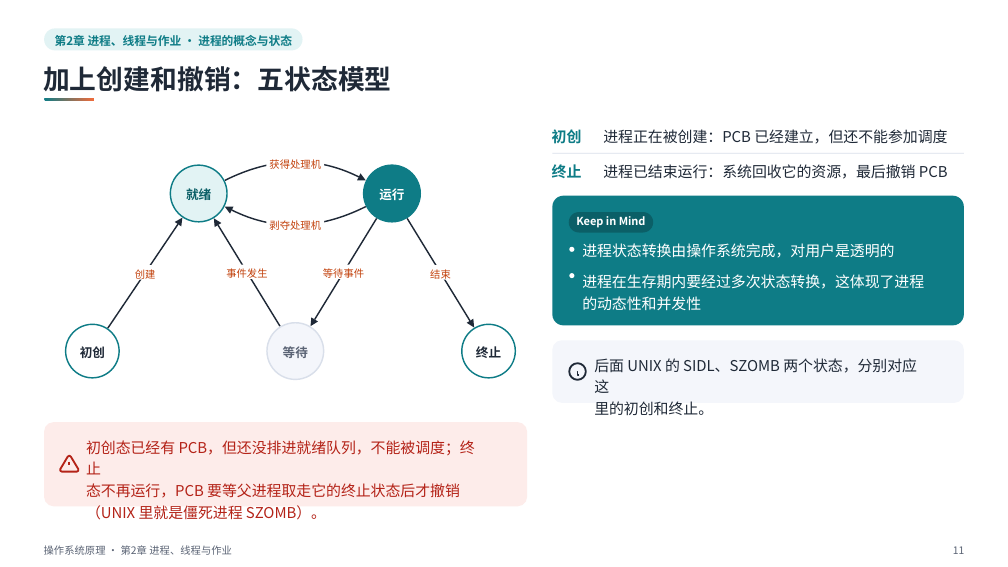
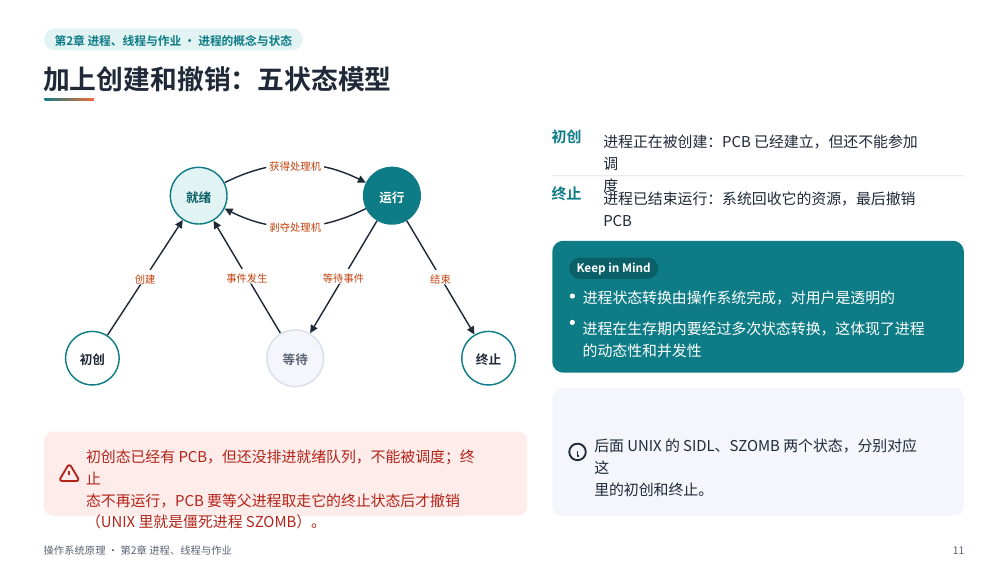
Before and after one commit to sweetcornna/JLU-remake, a slide deck: slide 11 of 大二下/操作系统原理/重制版PPT/第2章 进程、线程与作业（重制版）.pptx. Drawn at 1008x567 pixels with LibreOffice and Linux fonts; fonts in the diff are those of the drawing. Boxes give left, top, right and bottom in pixels: in the first picture for what was removed or moved away, otherwise in the second. Text is boxed around its words. In the diff, an @@ line names an element or a change of style, - is before the commit and + after.

```diff
--- a/大二下/操作系统原理/重制版PPT/第2章 进程、线程与作业（重制版）.pptx
+++ b/大二下/操作系统原理/重制版PPT/第2章 进程、线程与作业（重制版）.pptx
@@ text at <box>603,134,918,170</box>: text changed @@
-进程正在被创建：PCB 已经建立，但还不能参加调度
+进程正在被创建：PCB 已经建立，但还不能参加调
+度
@@ rectangle: place and size @@
-rectangle at <box>553,153,964,154</box>
+rectangle at <box>553,175,964,176</box>
@@ text "终止": place and size @@
-text "终止" at <box>552,164,582,178</box>
+text "终止" at <box>552,186,582,200</box>
@@ text "进程已结束运行：系统回收它的资源，最后撤销 PCB": place and size @@
-text "进程已结束运行：系统回收它的资源，最后撤销 PCB" at <box>603,164,948,179</box>
+text "进程已结束运行：系统回收它的资源，最后撤销 PCB" at <box>603,189,915,226</box>
@@ text "进程已结束运行：系统回收它的资源，最后撤销 PCB" at <box>603,189,915,226</box>: line spacing 1 to 21.1pt @@
@@ freeform shape: place and size @@
-freeform shape at <box>108,225,178,329</box>
+freeform shape at <box>107,227,178,336</box>
@@ outline redrawn in 6 elements at <box>225,158,358,183</box>, <box>232,209,366,234</box>, <box>225,209,234,216</box>, <box>357,175,366,182</box>, <box>214,221,222,230</box>, <box>175,220,183,229</box> @@
@@ 7 texts, 4 rounded rectangles, 3 ellipses, 3 freeform shapes: place and size @@
-7 texts, 4 rounded rectangles, 3 ellipses, 3 freeform shapes at <box>66,225,516,380</box>
+7 texts, 4 rounded rectangles, 3 ellipses, 3 freeform shapes at <box>66,228,516,386</box>
@@ freeform shape: place and size @@
-freeform shape at <box>315,219,377,320</box>
+freeform shape at <box>315,221,377,327</box>
@@ freeform shape: place and size @@
-freeform shape at <box>408,219,470,321</box>
+freeform shape at <box>407,221,470,328</box>
@@ rounded rectangle at <box>553,241,964,373</box>: proportions changed @@
@@ rounded rectangle: place and size @@
-rounded rectangle at <box>569,212,653,233</box>
+rounded rectangle at <box>569,258,659,279</box>
@@ text "Keep in Mind": place and size @@
-text "Keep in Mind" at <box>576,216,646,228</box>
+text "Keep in Mind" at <box>577,262,651,275</box>
@@ text "Keep in Mind" at <box>577,262,651,275</box>: size 10.5 to 11.2 pt @@
@@ 2 texts, 2 ellipses, 1 rounded rectangle: place and size @@
-2 texts, 2 ellipses, 1 rounded rectangle at <box>553,196,964,326</box>
+2 texts, 2 ellipses, 1 rounded rectangle at <box>553,241,964,373</box>
@@ rounded rectangle at <box>553,388,964,516</box>: proportions changed @@
@@ rounded rectangle: place and size @@
-rounded rectangle at <box>553,340,964,403</box>
+rounded rectangle at <box>553,388,964,516</box>
@@ 3 freeform shapes, 1 text, 1 rounded rectangle: place and size @@
-3 freeform shapes, 1 text, 1 rounded rectangle at <box>44,422,527,520</box>
+3 freeform shapes, 1 text, 1 rounded rectangle at <box>44,432,527,529</box>
@@ 3 freeform shapes, 1 text: place and size @@
-3 freeform shapes, 1 text at <box>569,358,917,415</box>
+3 freeform shapes, 1 text at <box>569,438,917,496</box>
```
Also in this commit, not shown: 23 other slides changed, 11 other files.
